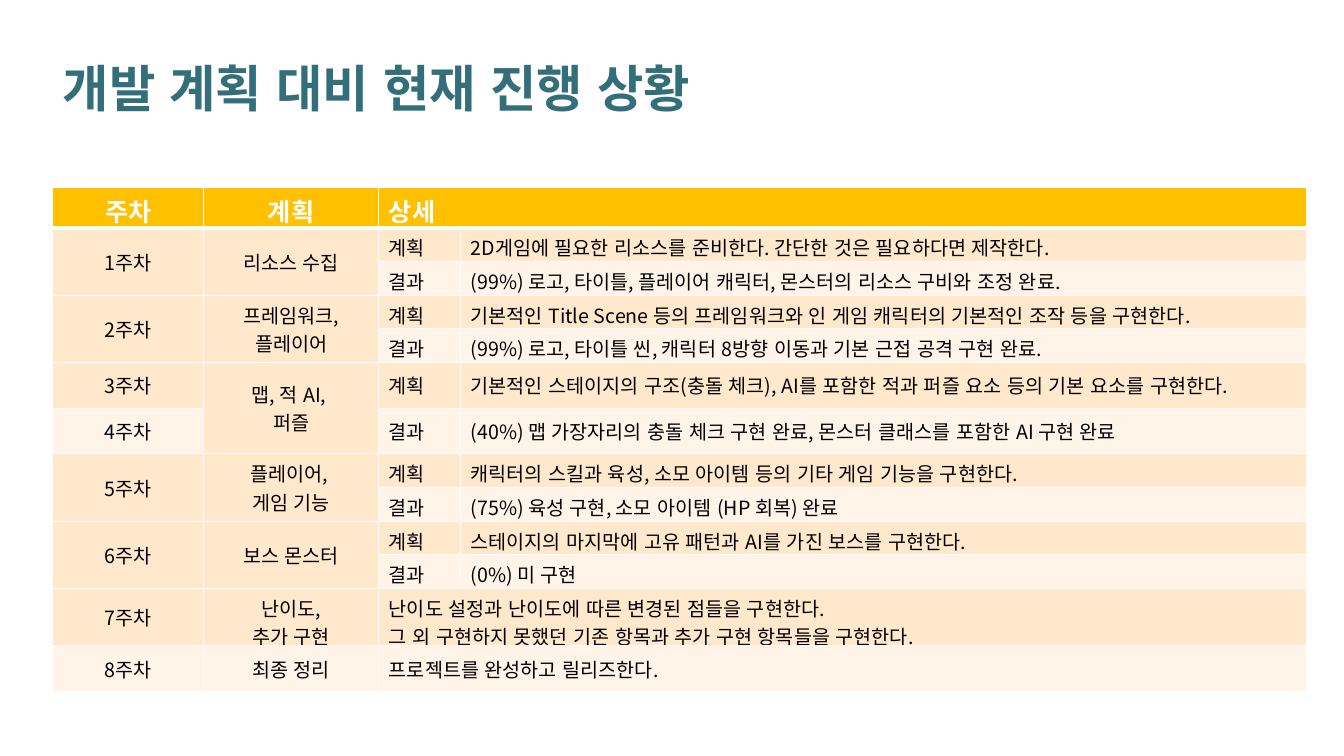
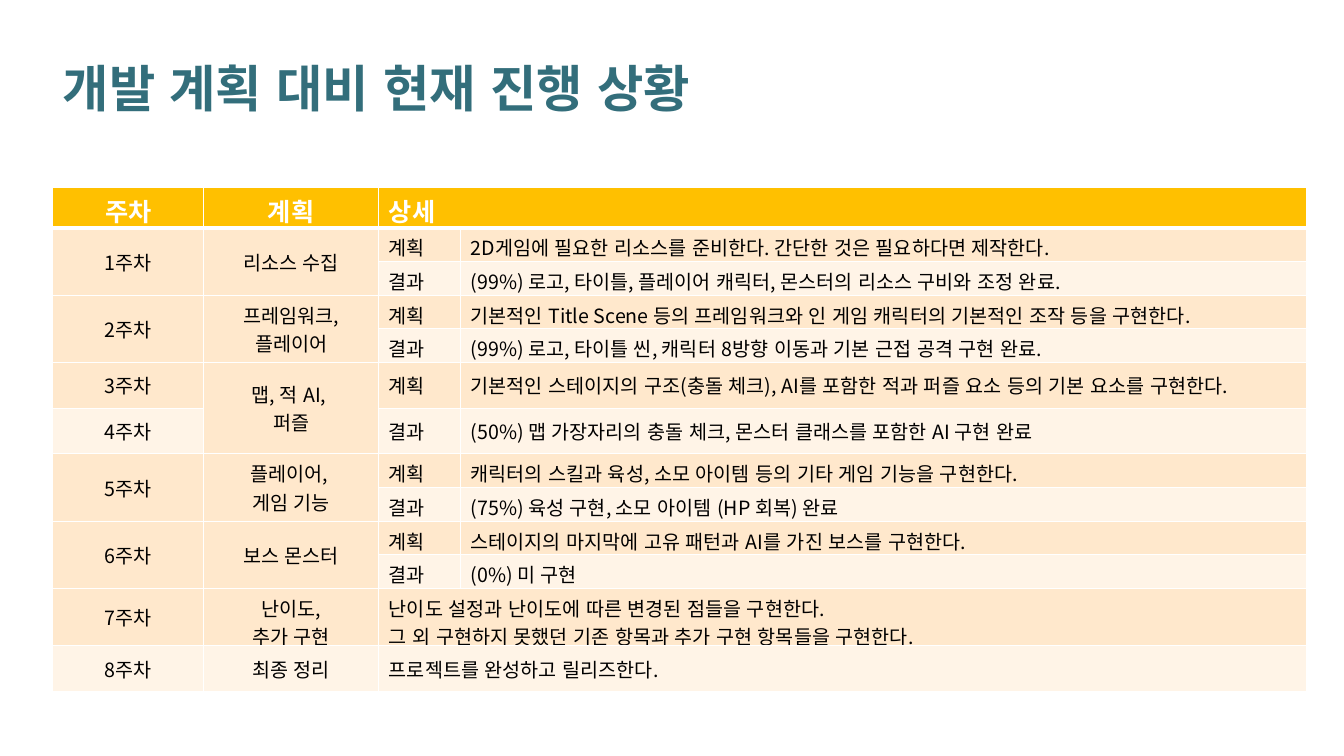
Before and after one commit to sddragon616/2DGame_Programming_Python, a slide deck: slide 4 of 2013180006JaeHwanKim_2DGameProgramming_2nd-Announcement.pptx. Drawn at 1344x756 pixels with LibreOffice and Linux fonts; fonts in the diff are those of the drawing; background and template pictures are left out. Boxes give left, top, right and bottom in pixels: in the first picture for what was removed or moved away, otherwise in the second. Text is boxed around its words. In the diff, an @@ line names an element or a change of style, - is before the commit and + after.

```diff
--- a/2013180006JaeHwanKim_2DGameProgramming_2nd-Announcement.pptx
+++ b/2013180006JaeHwanKim_2DGameProgramming_2nd-Announcement.pptx
@@ table at (52, 188, 1307, 691) @@
-row 7, column 4: (40%) 맵 가장자리의 충돌 체크 구현 완료, 몬스터 클래스를 포함한 AI 구현 완료
+row 7, column 4: (50%) 맵 가장자리의 충돌 체크, 몬스터 클래스를 포함한 AI 구현 완료
```
Also in this commit, not shown: 2 other slides changed, 1 other file.
